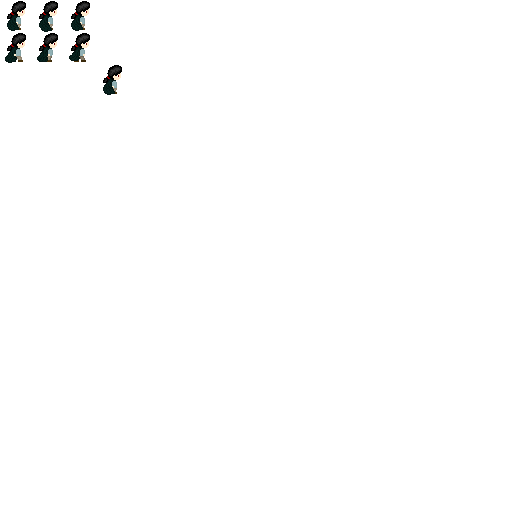
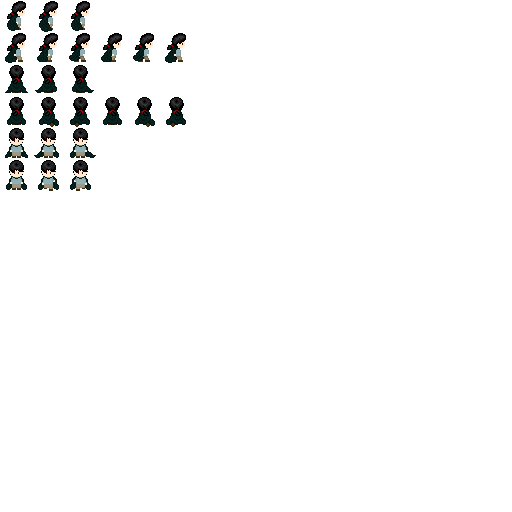
Layer changes from the first (512, 512) image to the second:
added layer "Walk Down Anim" above "Idle Down Anim" over 6, 160, 91, 191
added layer "Idle Down Anim" above "Walk Up Anim" over 5, 128, 96, 158
added layer "Walk Up Anim" above "Idle Up Anim" over 7, 97, 186, 127
added layer "Idle Up Anim" above "Walk Sideways Anim" over 5, 65, 94, 93
renamed "Walk Right Anim" to "Walk Sideways Anim", painted on it over 101, 33, 186, 63
hid "Base Sprite" over 103, 65, 122, 95
